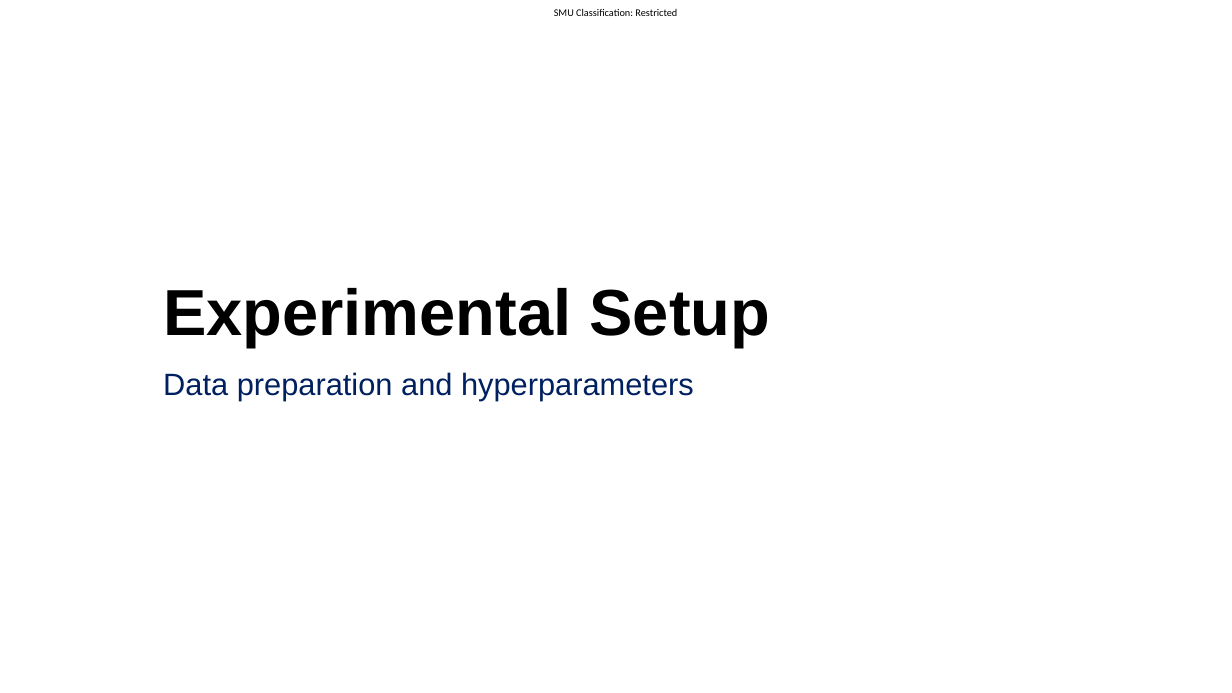
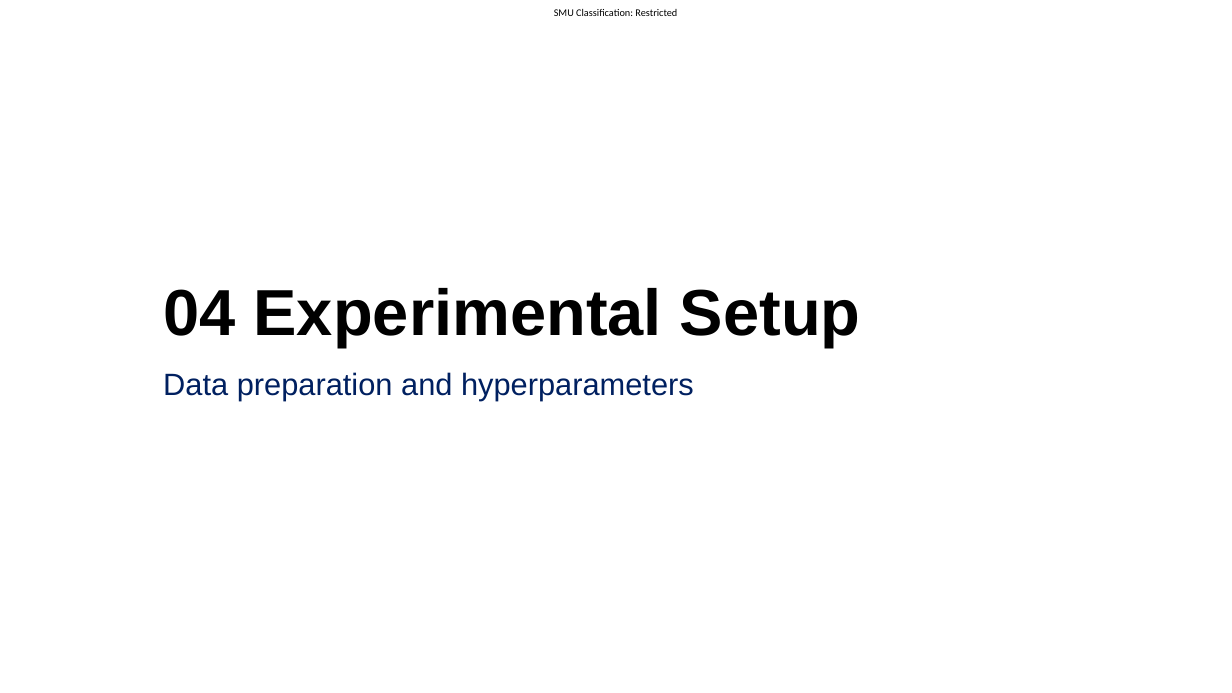
Before and after one commit to Samthesimpsons/Risk-Based-Segmentation-for-FAR, a slide deck: slide 19 of thesis/slides_draft_2/slides.pptx. Drawn at 1232x693 pixels with LibreOffice and Linux fonts; fonts in the diff are those of the drawing; background and template pictures are left out. Boxes give left, top, right and bottom in pixels: in the first picture for what was removed or moved away, otherwise in the second. Text is boxed around its words. In the diff, an @@ line names an element or a change of style, - is before the commit and + after.

```diff
--- a/thesis/slides_draft_2/slides.pptx
+++ b/thesis/slides_draft_2/slides.pptx
@@ title at bbox=[163, 288, 861, 348]: text changed @@
-Experimental Setup
+04 Experimental Setup
```
Also in this commit, not shown: 23 other slides changed.
